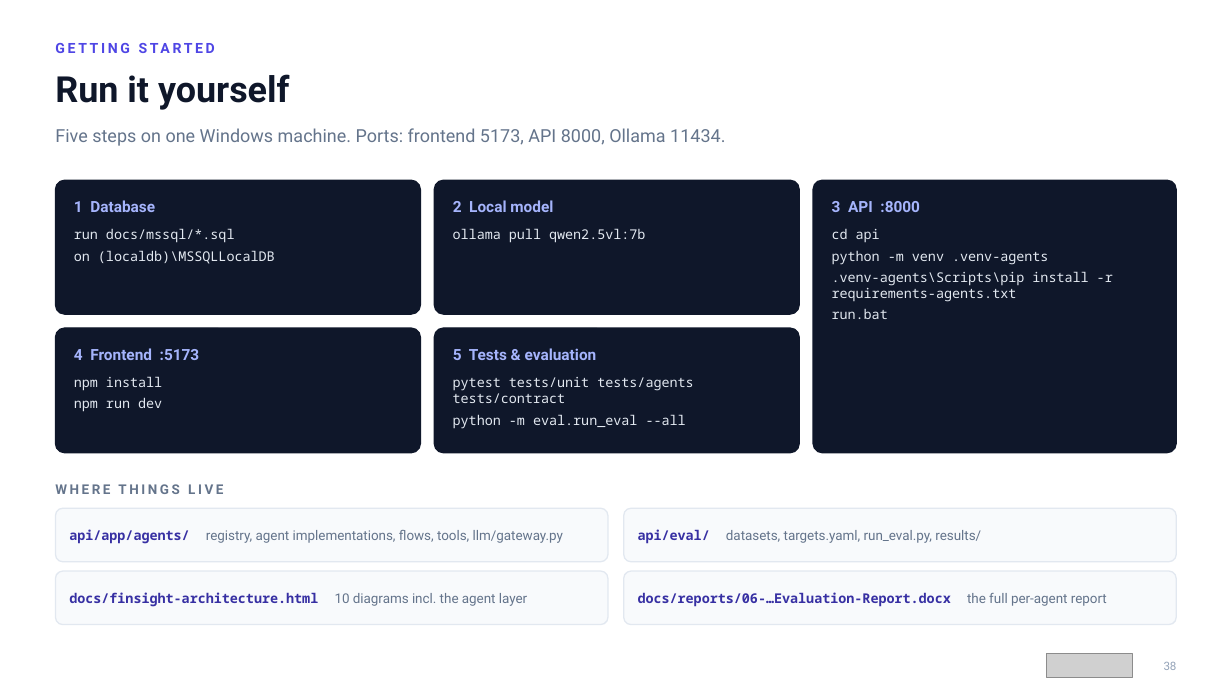
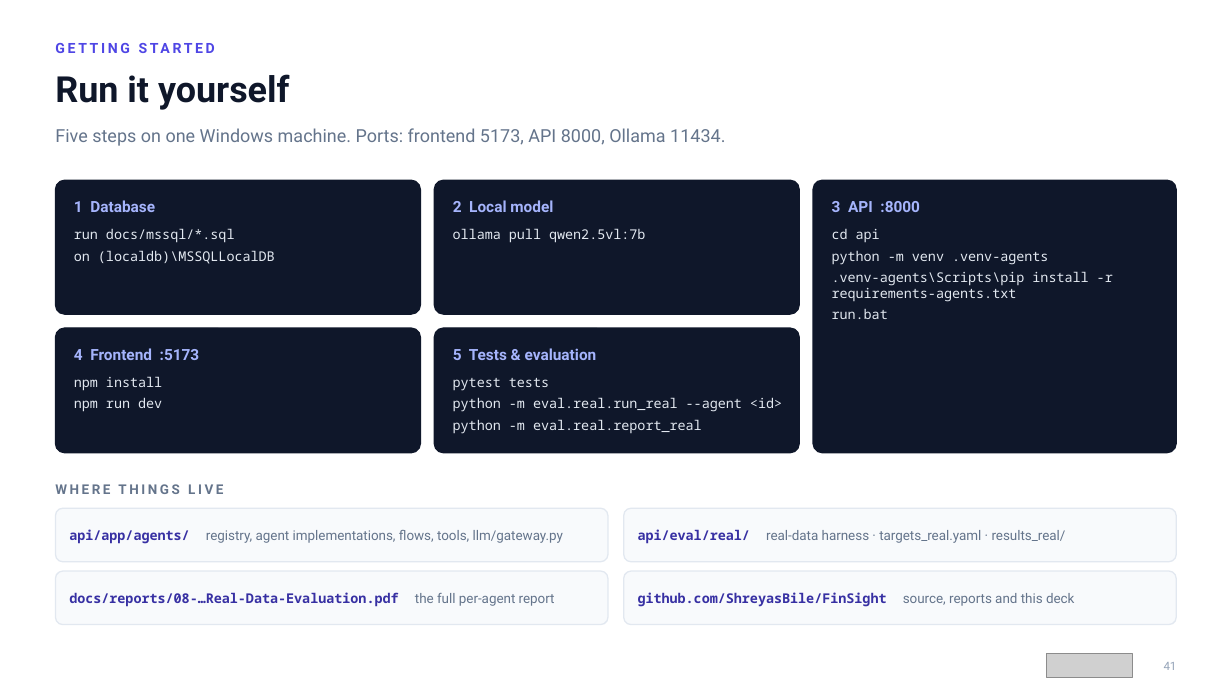
Before and after one commit to ShreyasBile/FinSight, a slide deck: slide 41 of docs/reports/07-FinSight-Project-Presentation.pptx (slide 38 before the commit). Drawn at 1232x693 pixels with LibreOffice and Linux fonts; fonts in the diff are those of the drawing; grey boxes stand for pictures. Boxes give left, top, right and bottom in pixels: in the first picture for what was removed or moved away, otherwise in the second. Text is boxed around its words. In the diff, an @@ line names an element or a change of style, - is before the commit and + after.

```diff
--- a/docs/reports/07-FinSight-Project-Presentation.pptx
+++ b/docs/reports/07-FinSight-Project-Presentation.pptx
@@ text at [453,378,782,434]: text changed @@
-pytest tests/unit tests/agents tests/contract
-python -m eval.run_eval --all
+pytest tests
+python -m eval.real.run_real --agent <id>
+python -m eval.real.report_real
@@ text at [638,529,1066,544]: text changed @@
-api/eval/ datasets, targets.yaml, run_eval.py, results/
+api/eval/real/ real-data harness · targets_real.yaml · results_real/
@@ text at [69,592,555,607]: text changed @@
-docs/finsight-architecture.html 10 diagrams incl. the agent layer
+docs/reports/08-…Real-Data-Evaluation.pdf the full per-agent report
@@ text at [638,592,1074,607]: text changed @@
-docs/reports/06-…Evaluation-Report.docx the full per-agent report
+github.com/ShreyasBile/FinSight source, reports and this deck
@@ text at [1164,662,1177,670]: text changed @@
-38
+41
```
Also in this commit, not shown: 36 other slides changed, 4 slides added, 1 slide removed, 26 other files.
